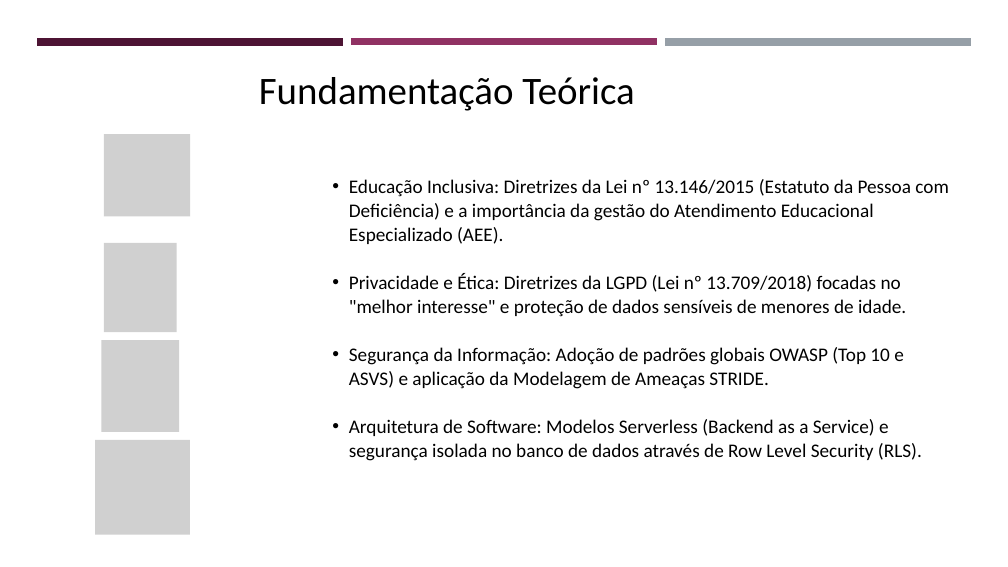
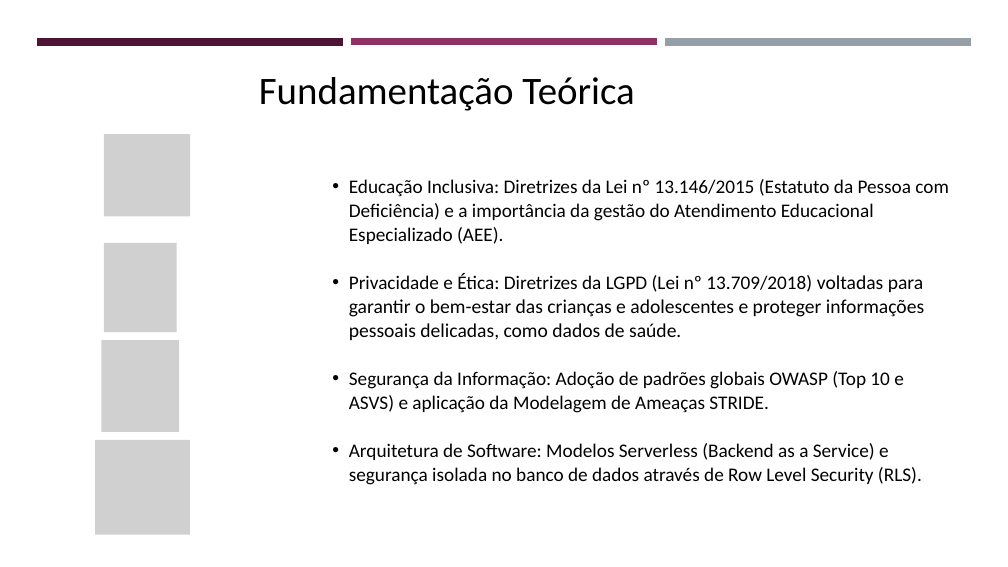
Before and after one commit to z12guilherme/gestao_atipicos, a slide deck: slide 4 of tcc/TCC - Slides.pptx. Drawn at 1008x567 pixels with LibreOffice and Linux fonts; fonts in the diff are those of the drawing; grey boxes stand for pictures. Boxes give left, top, right and bottom in pixels: in the first picture for what was removed or moved away, otherwise in the second. Text is boxed around its words. In the diff, an @@ line names an element or a change of style, - is before the commit and + after.

Commit message:
Modificando SLIDES

```diff
--- a/tcc/TCC - Slides.pptx
+++ b/tcc/TCC - Slides.pptx
@@ text at bbox=[349, 273, 924, 340]: text changed; size 27.5 to 28 pt @@
-  • Privacidade e Ética: Diretrizes da LGPD (Lei nº 13.709/2018) focadas no "melhor interesse" e proteção de dados sensíveis de menores de idade.
+  • Privacidade e Ética: Diretrizes da LGPD (Lei nº 13.709/2018) voltadas para garantir o bem-estar das crianças e adolescentes e proteger informações pessoais delicadas, como dados de saúde.
```
